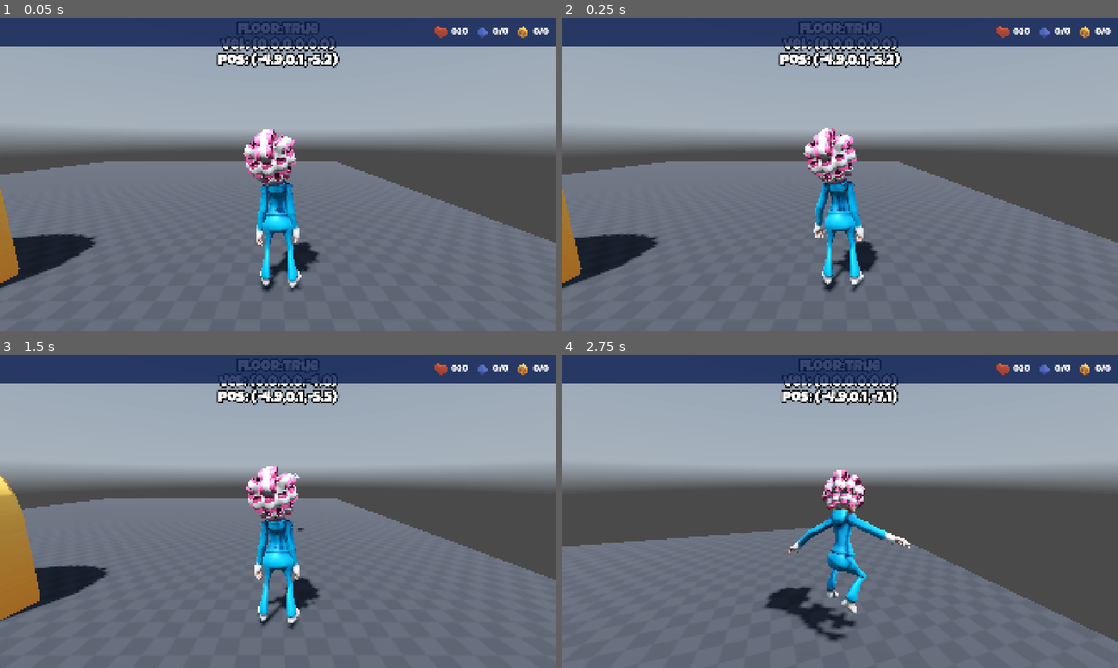
Above: before the commit, frames 1-4 (two rows, left to right).
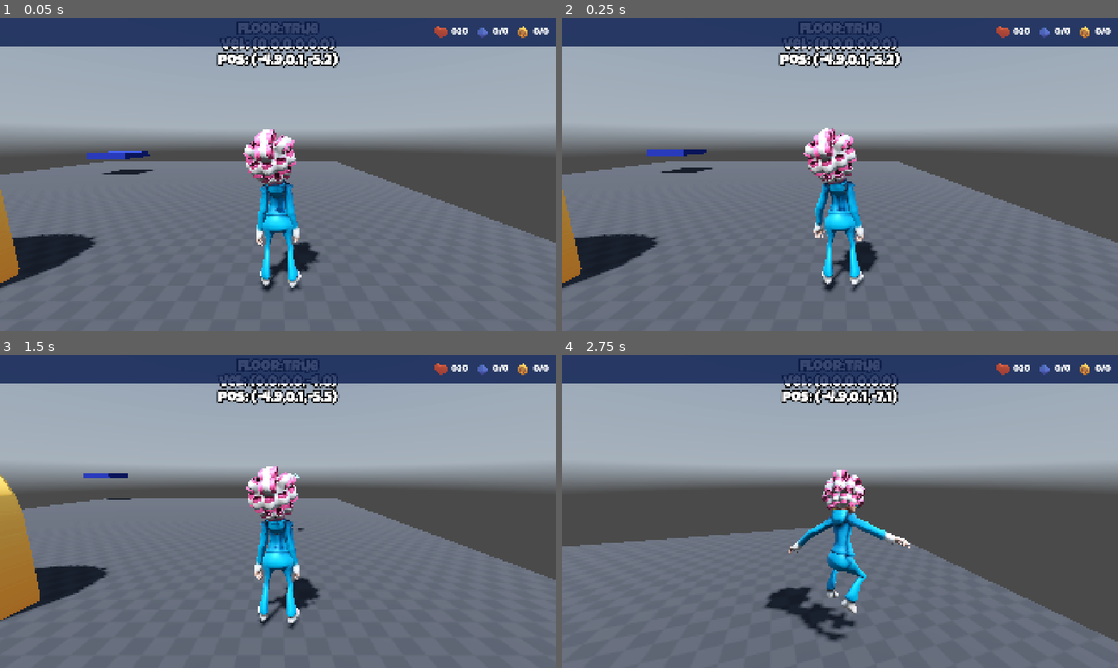
Above: after the commit, the same moments.

Repository: razhammer/GrannyCapers
Game: Godot game, scene res://Scenes/Level/LevelBase.tscn
Same seed, same stepped clock (60 frames per second), same inputs: the game is played once before the commit and once after it. A sky picture missing from this copy of the repository is replaced by a grey-blue gradient.
Inputs:
- Up to frame 1 (0.05 s): no input
- Up to frame 2 (0.25 s): no input
- Up to frame 3 (1.5 s): tap Enter (shoot) at 0.5, 1.35 s; hold D (move_right) 0.53-1.28 s; hold Enter (shoot) 0.53-1.28 s; tap Space (jump) at 0.77 s; hold S (move_backward) from 1.28 s (still down)
- Up to frame 4 (2.75 s): tap Space (jump) at 1.52 s; release S (move_backward) at 2.03 s; hold D (move_right) from 2.03 s (still down); hold Enter (shoot) from 2.03 s (still down)

The runs differ from the first frame. In frame 1, 0.4% of the frame differs, in the area x 15-28%, y 42-50%; in frame 2, 0.3%; in frame 3, 0.1%; in frame 4, nothing differs.

Commit message:
26/05/2026

Diff:
--- a/Scenes/Level/LevelBase.tscn
+++ b/Scenes/Level/LevelBase.tscn
@@ -9,6 +9,7 @@
 [ext_resource type="PackedScene" uid="uid://cljbtw17fkdry" path="res://Scenes/Scenery/Platforms/TestPlatform.tscn" id="6_v5c15"]
 [ext_resource type="PackedScene" uid="uid://dgbw4qxpotdm" path="res://Scenes/Granny/Granny.tscn" id="7_yqkkm"]
 [ext_resource type="PackedScene" uid="uid://cc6ylirm6ip1f" path="res://Scenes/PickupTracker/PickupTracker.tscn" id="10_6ehlo"]
+[ext_resource type="PackedScene" uid="uid://dc0hxyw41fcng" path="res://Scenes/Scenery/Platforms/Moving/MovingPlatform.tscn" id="11_ilrmw"]
 [ext_resource type="PackedScene" uid="uid://dyldmp46jptqe" path="res://Scenes/LevelExit/LevelExit.tscn" id="11_yeolc"]
 
 [sub_resource type="PanoramaSkyMaterial" id="PanoramaSkyMaterial_bgw71"]
@@ -64,4 +65,8 @@
 [node name="Timer" type="Timer" parent="." unique_id=2005831742]
 wait_time = 4.0
 
+[node name="MovingPlatform" parent="." unique_id=1162165653 instance=ExtResource("11_ilrmw")]
+transform = Transform3D(1, 0, 0, 0, 1, 0, 0, 0, 1, 4, 1, 4)
+points = Array[Vector3]([Vector3(4, 1, 0), Vector3(20, 4, 20), Vector3(20, 20, 20)])
+
 [connection signal="timeout" from="Timer" to="." method="_on_timer_timeout"]
--- /dev/null
+++ b/Scenes/Scenery/Platforms/Moving/MovingPlatform.gd
@@ -0,0 +1,48 @@
+@tool
+extends AnimatableBody3D
+
+
+@export var points: Array[Vector3] = []
+@export var speed: float = 5.0
+
+
+var _tween: Tween # we use one tween here to avoid creating multiple tweens and overlapping movements
+var _index: int = 0
+var _forward: bool = true  # Direction flag
+
+
+func _ready():
+	if points.size() > 1:
+		_move_to_next_point()
+
+
+func _move_to_next_point():
+
+	if points.size() < 2:
+		return
+
+	if _tween:
+		_tween.kill()
+
+	var next_index: int
+	if _forward:
+		next_index = _index + 1
+	else:
+		next_index = _index - 1
+
+	if next_index >= points.size():
+		_forward = false
+		next_index = _index - 1
+	elif next_index < 0:
+		_forward = true
+		next_index = _index + 1
+
+	_index = next_index
+
+	var next_position = points[next_index]
+	var distance = position.distance_to(next_position)
+	var move_time = distance / speed
+
+	_tween = create_tween()
+	_tween.tween_property(self, "global_position", next_position, move_time)
+	_tween.tween_callback(_move_to_next_point).set_delay(0.05)
--- /dev/null
+++ b/Scenes/Scenery/Platforms/Moving/MovingPlatform.tscn
@@ -0,0 +1,23 @@
+[gd_scene format=3 uid="uid://dc0hxyw41fcng"]
+
+[ext_resource type="Script" uid="uid://l3dn4s3tbb3h" path="res://Scenes/Scenery/Platforms/Moving/MovingPlatform.gd" id="1_ki7b7"]
+
+[sub_resource type="BoxShape3D" id="BoxShape3D_xju5n"]
+size = Vector3(2, 0.3, 2)
+
+[sub_resource type="StandardMaterial3D" id="StandardMaterial3D_4unrd"]
+albedo_color = Color(0.078140736, 0.13574734, 0.4794004, 1)
+
+[sub_resource type="BoxMesh" id="BoxMesh_ki7b7"]
+material = SubResource("StandardMaterial3D_4unrd")
+size = Vector3(2, 0.3, 2)
+
+[node name="MovingPlatform" type="AnimatableBody3D" unique_id=1162165653]
+collision_mask = 0
+script = ExtResource("1_ki7b7")
+
+[node name="CollisionShape3D" type="CollisionShape3D" parent="." unique_id=896947326]
+shape = SubResource("BoxShape3D_xju5n")
+
+[node name="MeshInstance3D" type="MeshInstance3D" parent="." unique_id=1833345138]
+mesh = SubResource("BoxMesh_ki7b7")
Not shown, added: Scenes/Scenery/Platforms/Moving/MovingPlatform.gd.uid
